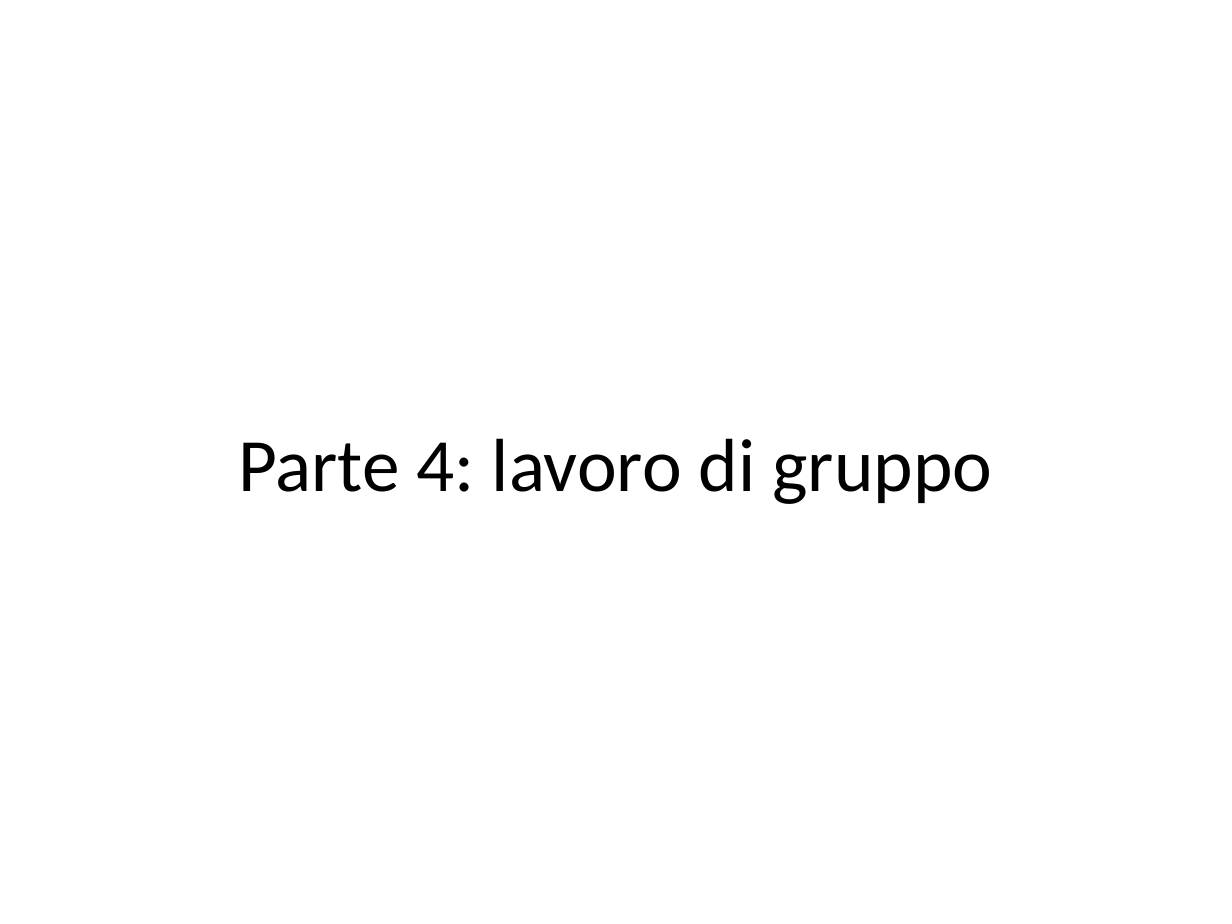
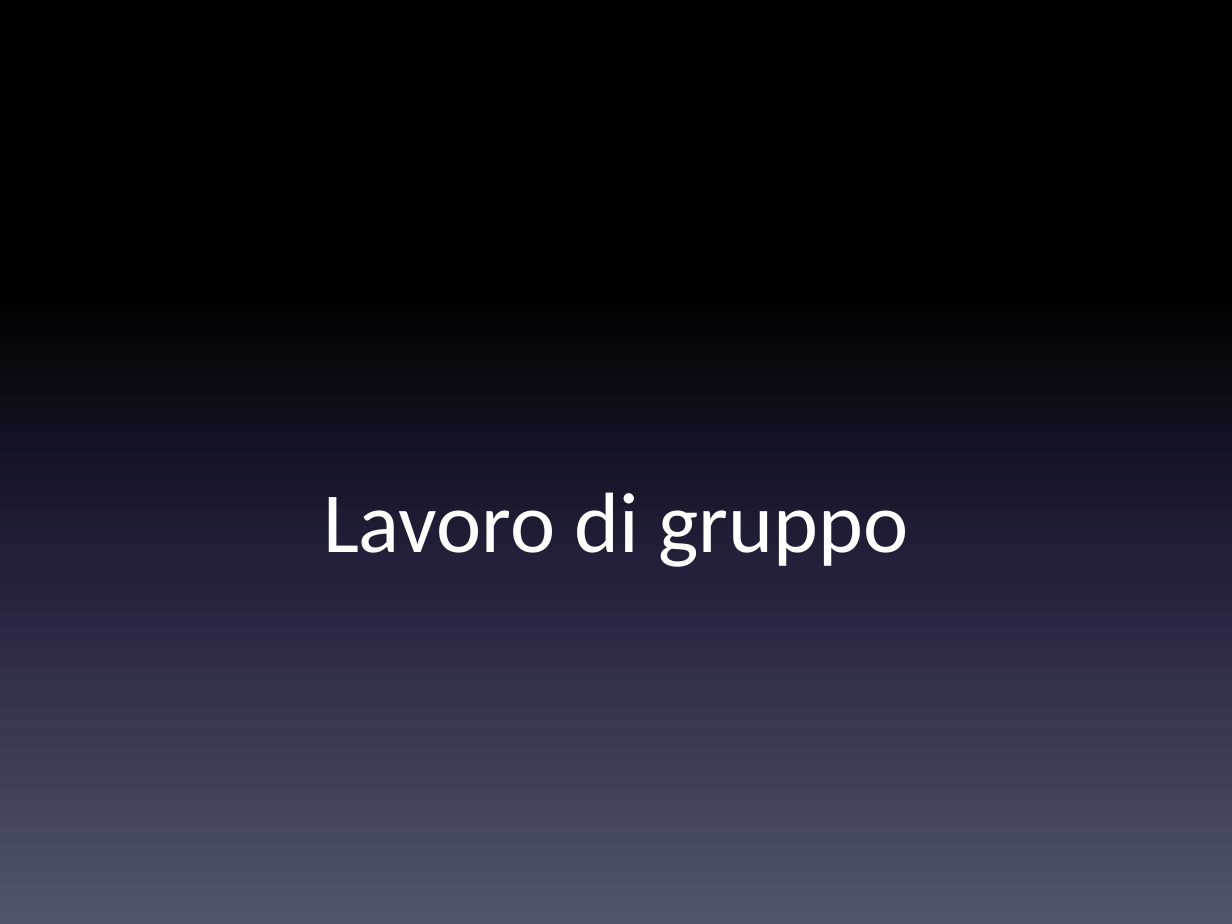
Before and after one commit to danielegenta/ProjectTPSI_Spider, a slide deck: slide 14 of Presentazione_Spider.pptx (slide 16 before the commit). Drawn at 1232x924 pixels with LibreOffice and Linux fonts; fonts in the diff are those of the drawing. Boxes give left, top, right and bottom in pixels: in the first picture for what was removed or moved away, otherwise in the second. Text is boxed around its words. In the diff, an @@ line names an element or a change of style, - is before the commit and + after.

```diff
--- a/Presentazione_Spider.pptx
+++ b/Presentazione_Spider.pptx
@@ background #FFFFFF to gradient #000000 to #24213E to #51566D @@
@@ title "Lavoro di gruppo" at bbox=[323, 492, 908, 567]: vertical alignment middle to top @@
@@ title at bbox=[323, 492, 908, 567]: text changed; size 44 to 50 pt; text colour #000000 to #FFFFFF @@
-Parte 4: lavoro di gruppo
+Lavoro di gruppo
```
Also in this commit, not shown: 7 other slides changed, 9 slides added, 11 slides removed.
